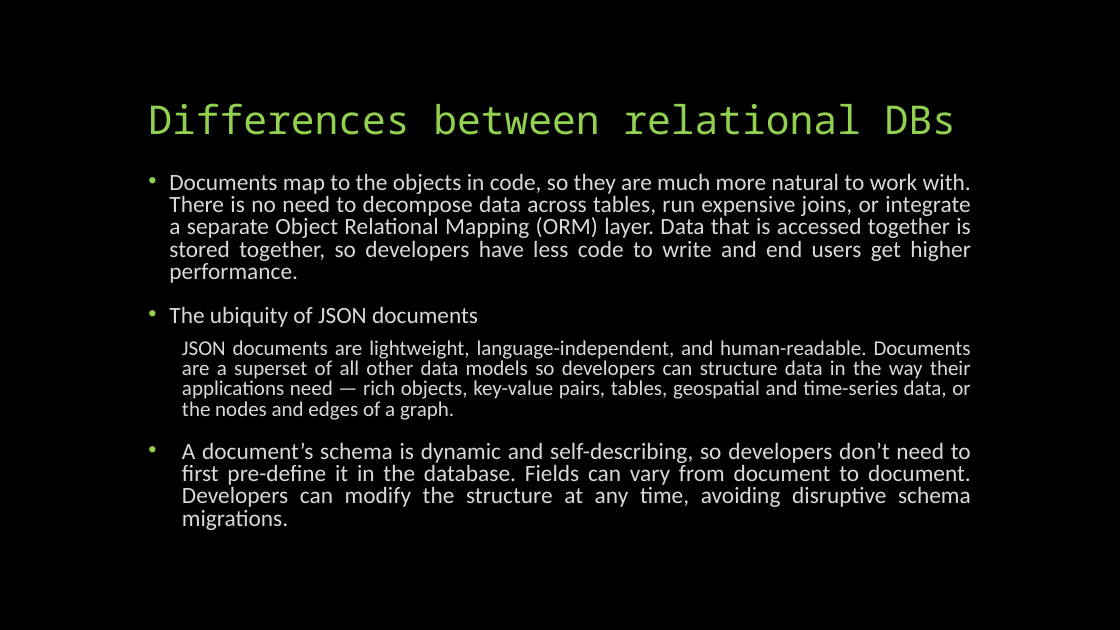
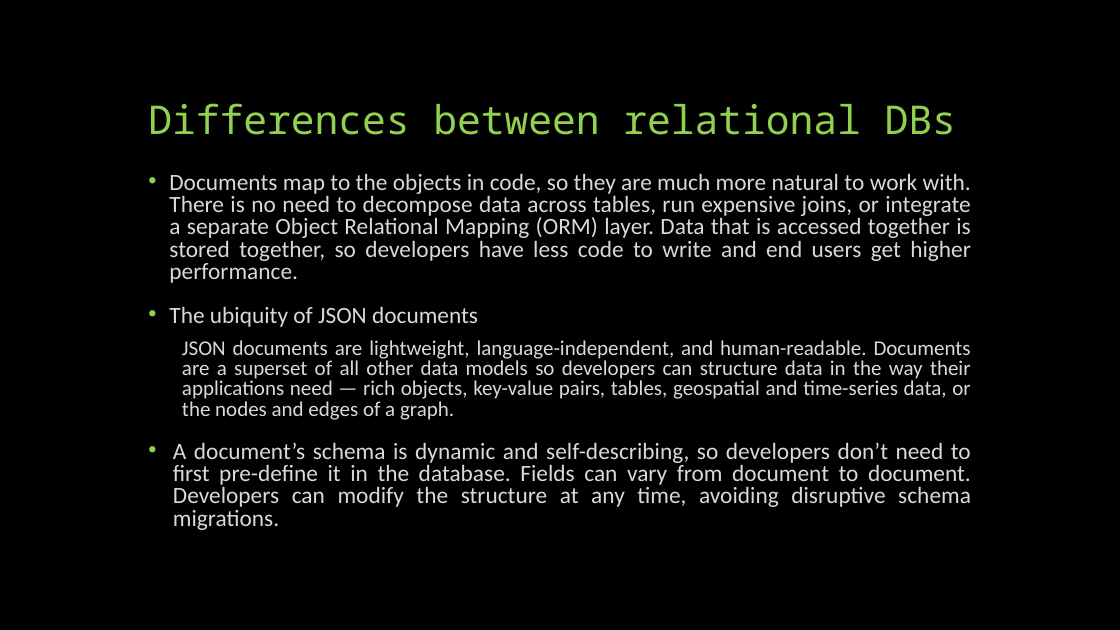
Before and after one commit to MnAppsNet/DominanceQueries, a slide deck: slide 7 of NOSQL - document stores.pptx. Drawn at 1120x630 pixels with LibreOffice and Linux fonts; fonts in the diff are those of the drawing. Boxes give left, top, right and bottom in pixels: in the first picture for what was removed or moved away, otherwise in the second. Text is boxed around its words. In the diff, an @@ line names an element or a change of style, - is before the commit and + after.

```diff
--- a/NOSQL - document stores.pptx
+++ b/NOSQL - document stores.pptx
@@ text at <box>173,442,971,530</box>: indent changed @@
```
Also in this commit, not shown: 2 other slides changed, 1 slide added.
